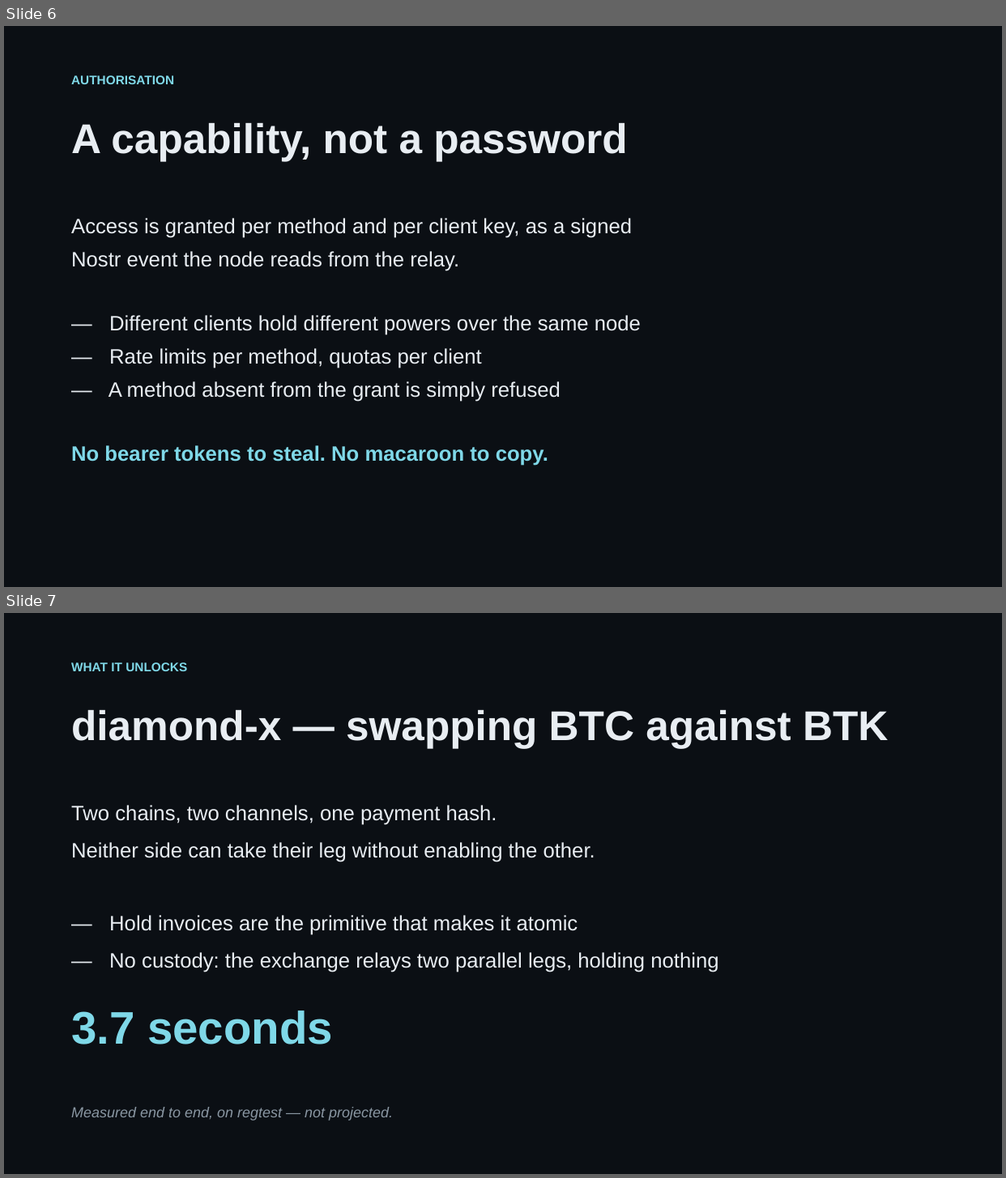
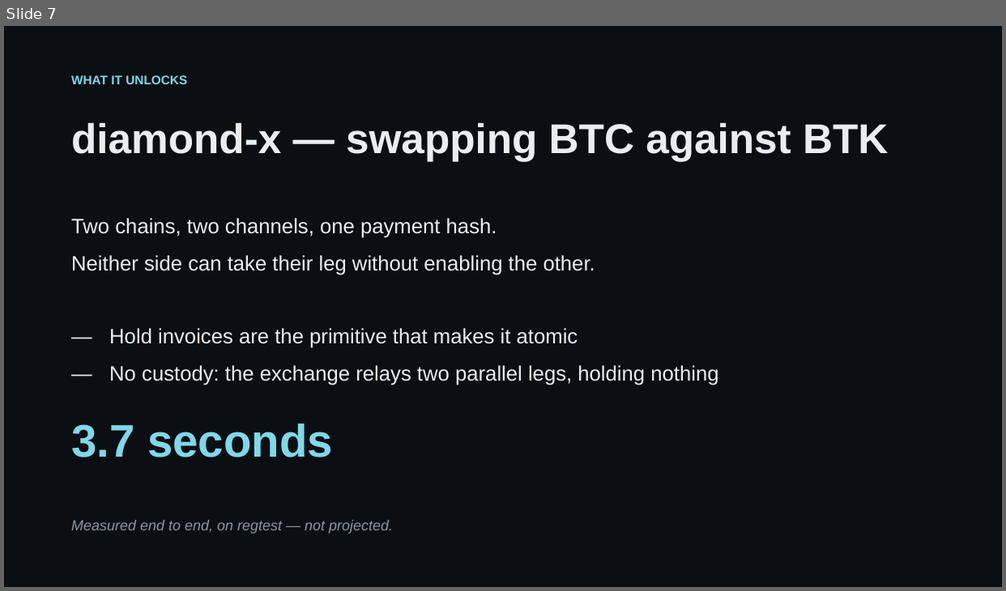
Before and after one commit to DarkWebDivingClub/dln-node, a slide deck: doc/diamond-lightning-node.pptx. Shown one above the other, each under a label of ours: slides 6 and 7 before the commit, slide 7 after it. The pictures are 1006x1178 and 1006x591 pixels, drawn with LibreOffice and Linux fonts; fonts in the diff are those of the drawing. Boxes give left, top, right and bottom in pixels: in the first picture for what was removed or moved away, otherwise in the second. Text is boxed around its words. In the diff, an @@ line names an element or a change of style, - is before the commit and + after.

Commit message:
Rebuild the deck around the three roles and three protocols
The README's framing is better than the one the deck was built on, so
the deck follows it: Owner, User and Controller as separate roles, and
NWC, NCC and NSC as separate protocols over one transport.

Adds the architecture diagram as its own slide, inverted for the dark
theme — the enclave box comes out in the accent colour, which is a
happy accident.

The point that carries the whole argument is now stated as its own
slide: a user or controller cannot make the signer approve an operation
outside the Owner's policy merely by controlling dln-node.

```diff
--- a/doc/diamond-lightning-node.pptx
+++ b/doc/diamond-lightning-node.pptx
@@ slide 6 removed at (4,26,1002,587), background #FFFFFF @@
@@ rectangle removed at (4,26,1002,587) @@
@@ text removed at (71,75,174,84) @@
-AUTHORISATION
@@ text removed at (71,122,627,161) @@
-A capability, not a password
@@ text removed at (71,218,641,466) @@
-Access is granted per method and per client key, as a signed
-Nostr event the node reads from the relay.
-— Different clients hold different powers over the same node
-— Rate limits per method, quotas per client
-— A method absent from the grant is simply refused
-No bearer tokens to steal. No macaroon to copy.
```
Also in this commit, not shown: 4 slides changed, 2 slides added, 1 other slide removed.
